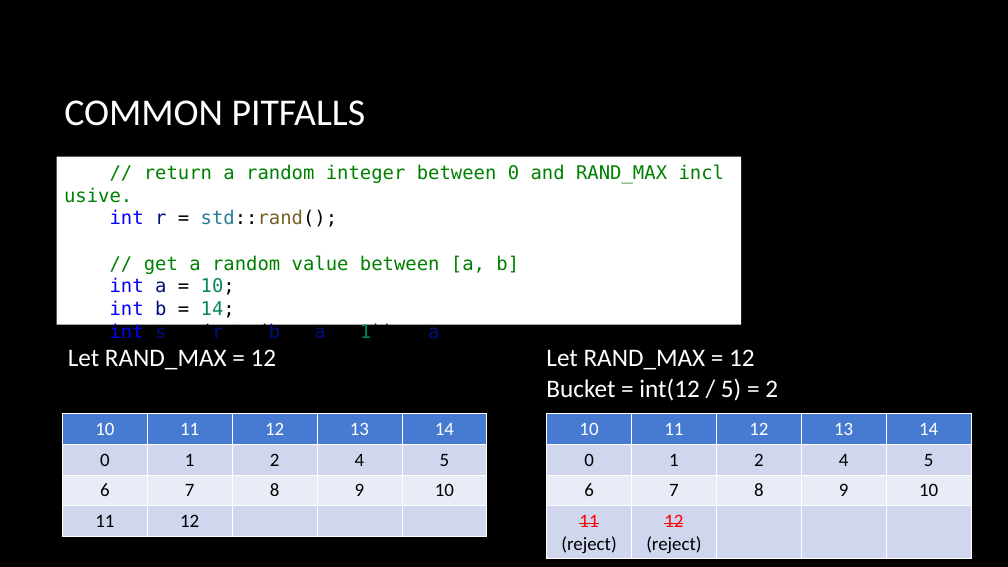
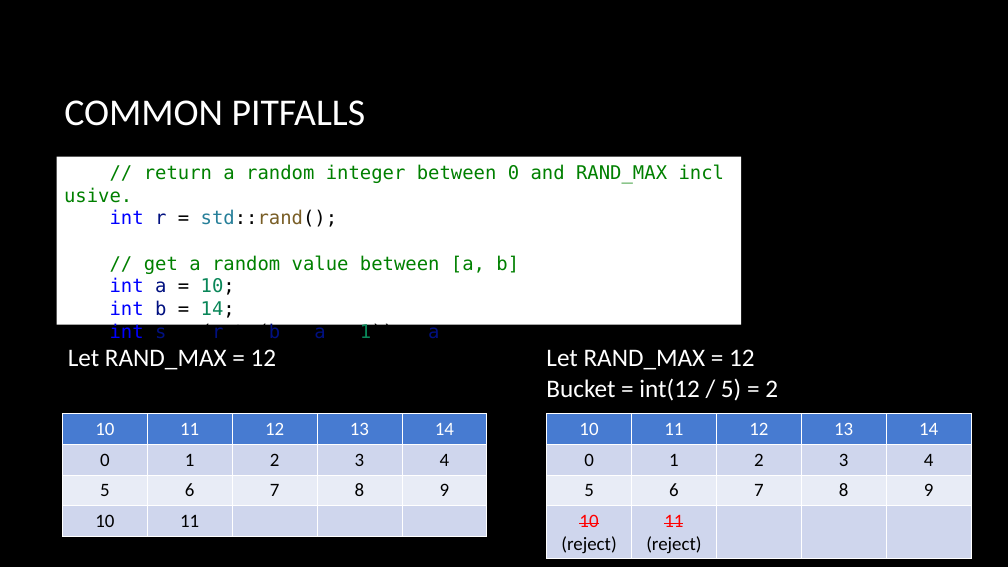
Before and after one commit to CNOCycle/cpp_tutorial, a slide deck: slide 14 of lab04-googletest/00-lab04.pptx. Drawn at 1008x567 pixels with LibreOffice and Linux fonts; fonts in the diff are those of the drawing; background and template pictures are left out. Boxes give left, top, right and bottom in pixels: in the first picture for what was removed or moved away, otherwise in the second. Text is boxed around its words. In the diff, an @@ line names an element or a change of style, - is before the commit and + after.

```diff
--- a/lab04-googletest/00-lab04.pptx
+++ b/lab04-googletest/00-lab04.pptx
@@ table at (63, 414, 486, 536) @@
-row 2, column 4: 4
+row 2, column 4: 3
-row 2, column 5: 5
+row 2, column 5: 4
-row 3: 6 | 7 | 8 | 9 | 10
+row 3: 5 | 6 | 7 | 8 | 9
-row 4, column 1: 11
+row 4, column 1: 10
-row 4, column 2: 12
+row 4, column 2: 11
@@ table at (547, 414, 970, 559) @@
-row 2, column 4: 4
+row 2, column 4: 3
-row 2, column 5: 5
+row 2, column 5: 4
-row 3: 6 | 7 | 8 | 9 | 10
+row 3: 5 | 6 | 7 | 8 | 9
-row 4, column 1: 11 (reject)
+row 4, column 1: 10 (reject)
-row 4, column 2: 12 / (reject)
+row 4, column 2: 11 / (reject)
```
Also in this commit, not shown: 1 other slide changed.
